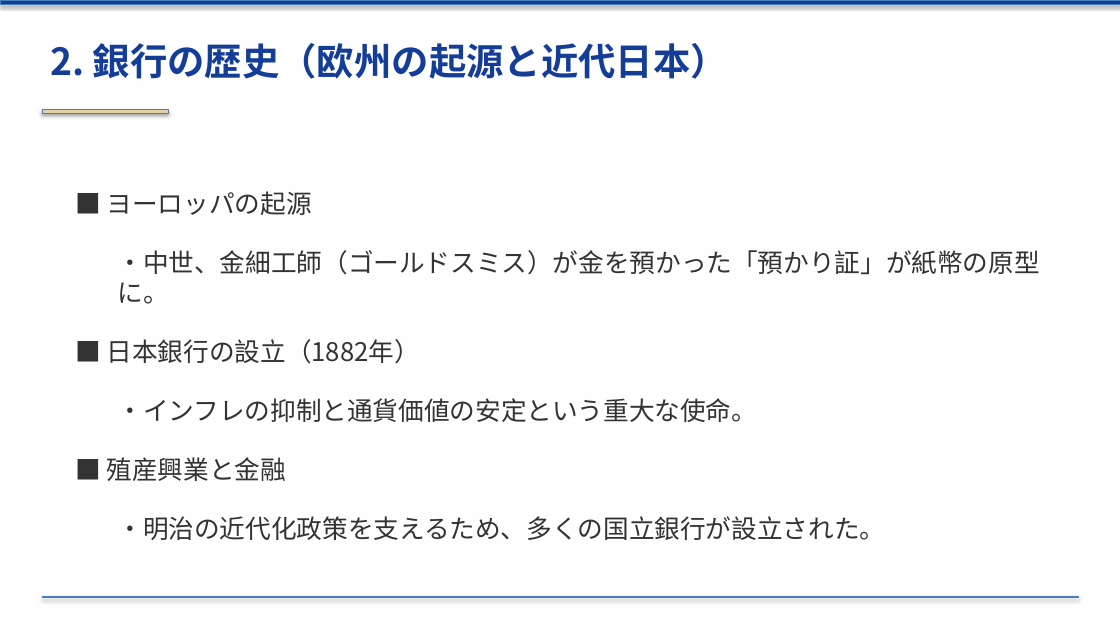
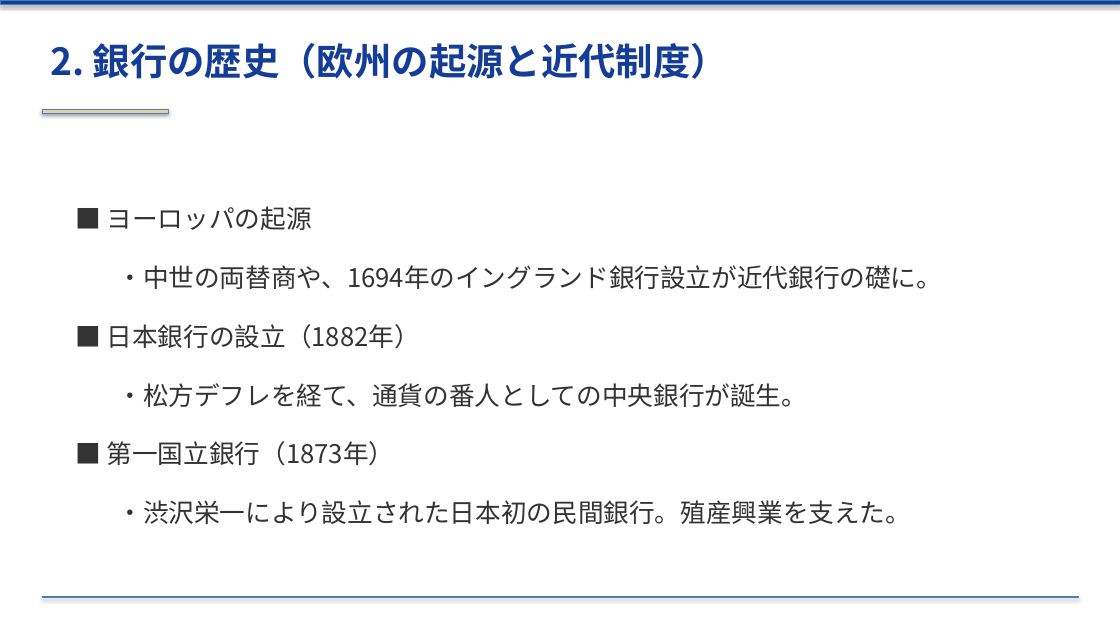
Before and after one commit to xilicrysta/bank-pptx, a slide deck: slide 7 of bank_industry_presentation.pptx. Drawn at 1120x630 pixels with LibreOffice and Linux fonts; fonts in the diff are those of the drawing. Boxes give left, top, right and bottom in pixels: in the first picture for what was removed or moved away, otherwise in the second. Text is boxed around its words. In the diff, an @@ line names an element or a change of style, - is before the commit and + after.

```diff
--- a/bank_industry_presentation.pptx
+++ b/bank_industry_presentation.pptx
@@ background #FEFEFE to #FFFFFF @@
@@ text at [50, 43, 728, 79]: text changed @@
-2. 銀行の歴史（欧州の起源と近代日本）
+2. 銀行の歴史（欧州の起源と近代制度）
@@ text at [117, 265, 942, 289]: text changed @@
-  ・中世、金細工師（ゴールドスミス）が金を預かった「預かり証」が紙幣の原型に。
+  ・中世の両替商や、1694年のイングランド銀行設立が近代銀行の礎に。
@@ text at [107, 383, 911, 524]: text changed @@
-  ・インフレの抑制と通貨価値の安定という重大な使命。
-■ 殖産興業と金融
-  ・明治の近代化政策を支えるため、多くの国立銀行が設立された。
+  ・松方デフレを経て、通貨の番人としての中央銀行が誕生。
+■ 第一国立銀行（1873年）
+  ・渋沢栄一により設立された日本初の民間銀行。殖産興業を支えた。
```
Also in this commit, not shown: 19 other slides changed, 2 other files.
